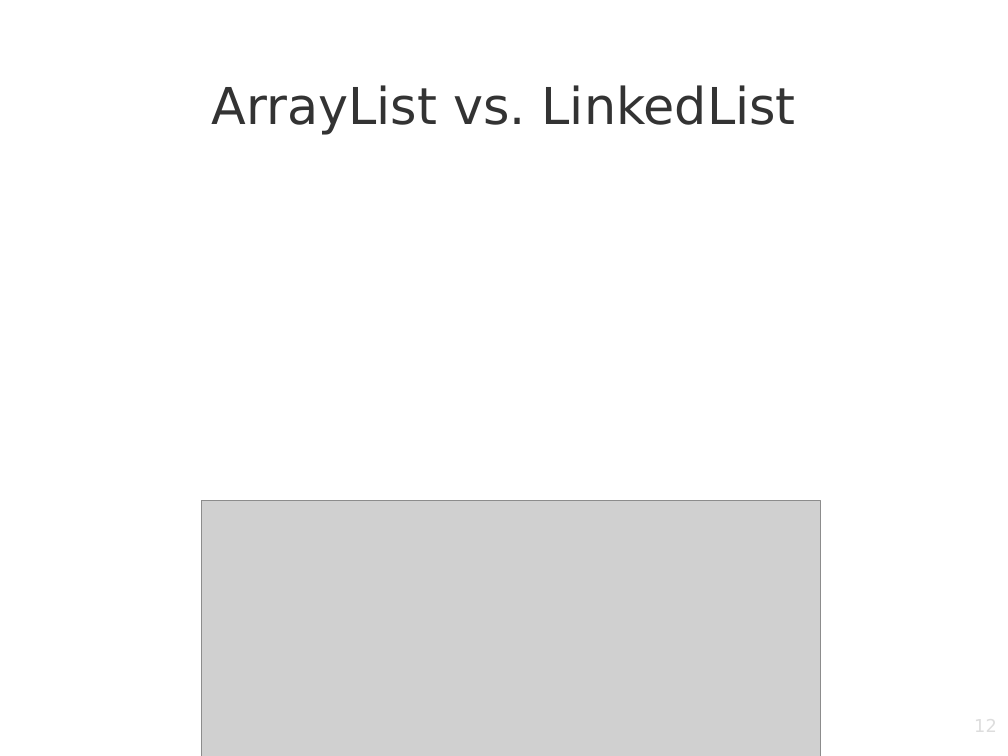
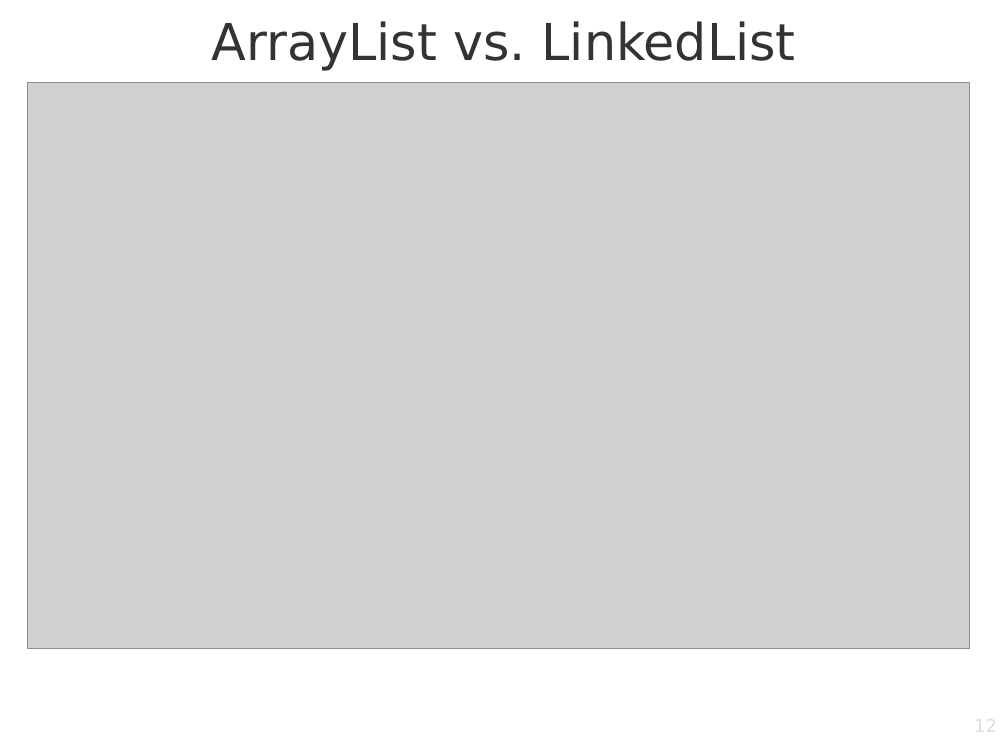
Before and after one commit to bartoszmaleta/workshopAboutDataStructuresInJava, a slide deck: slide 12 of presentationWorkshop.odp. Drawn at 1008x756 pixels with LibreOffice and Linux fonts; fonts in the diff are those of the drawing; grey boxes stand for pictures; background and template pictures are left out. Boxes give left, top, right and bottom in pixels: in the first picture for what was removed or moved away, otherwise in the second. Text is boxed around its words. In the diff, an @@ line names an element or a change of style, - is before the commit and + after.

Commit message:
Add presentation + ArrayList example class

```diff
--- a/presentationWorkshop.odp
+++ b/presentationWorkshop.odp
@@ title "ArrayList vs. LinkedList": place and size @@
-title "ArrayList vs. LinkedList" at [212, 85, 796, 135]
+title "ArrayList vs. LinkedList" at [212, 21, 796, 71]
@@ picture: place and size @@
-picture at [201, 501, 820, 756]
+picture at [27, 82, 970, 649]
```
Also in this commit, not shown: 2 other slides changed, 2 slides added, 1 other file.
